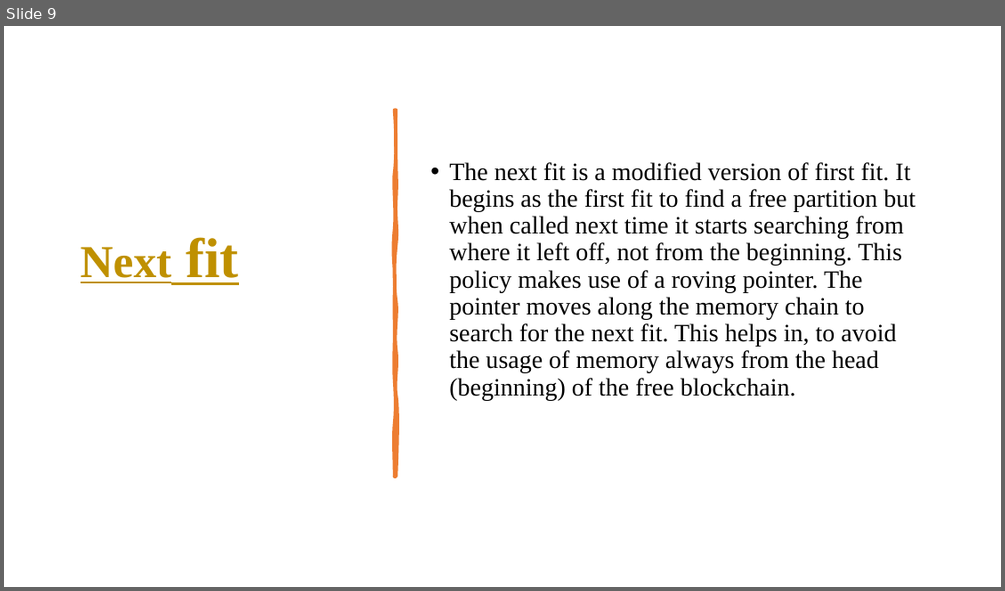
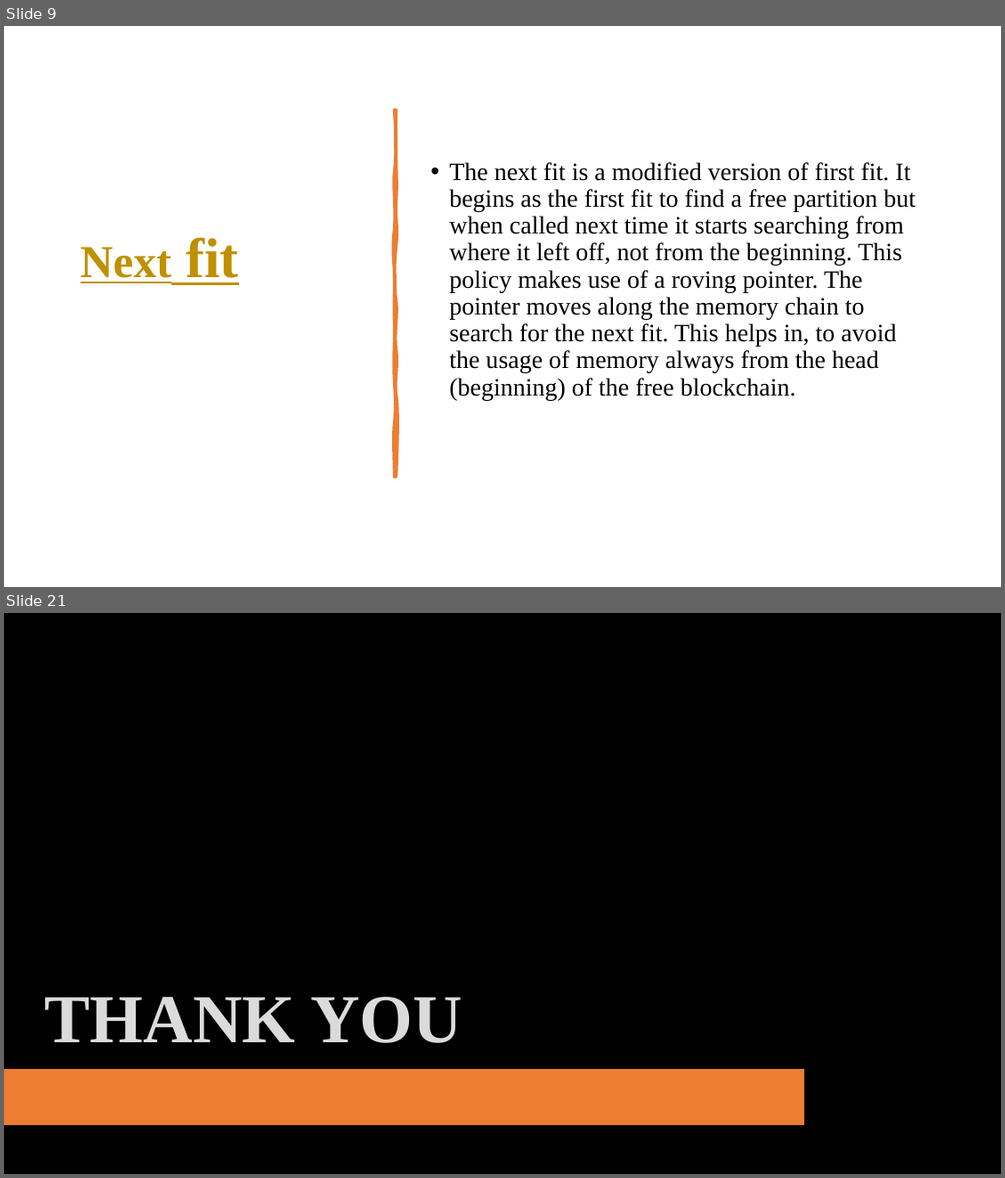
Before and after one commit to Vanshak77/OperatingSystem, a slide deck: Project- Memory Management Stimulator/OS PROJECT.pptx. Shown one above the other, each under a label of ours: slide 9 before the commit, slides 9 and 21 after it; the slides between them are not shown. The pictures are 1005x591 and 1005x1178 pixels, drawn with LibreOffice and Linux fonts; fonts in the diff are those of the drawing; background and template pictures are left out. Boxes give left, top, right and bottom in pixels: in the first picture for what was removed or moved away, otherwise in the second. Text is boxed around its words. In the diff, an @@ line names an element or a change of style, - is before the commit and + after.

```diff
--- a/Project- Memory Management Stimulator/OS PROJECT.pptx
+++ b/Project- Memory Management Stimulator/OS PROJECT.pptx
@@ slide 21 added at [4,613,1001,1174], background picture (left out) @@
@@ rectangle added at [4,798,1001,1174], fill gradient #000000 @@
@@ title added at [45,997,462,1043], 66 pt, text #DBDBDB, bold @@
+THANK YOU
@@ rounded rectangle added at [4,1070,804,1126], fill #ED7D31 @@
```
Also in this commit, not shown: 4 slides changed, 11 other slides added, 1 other file.
